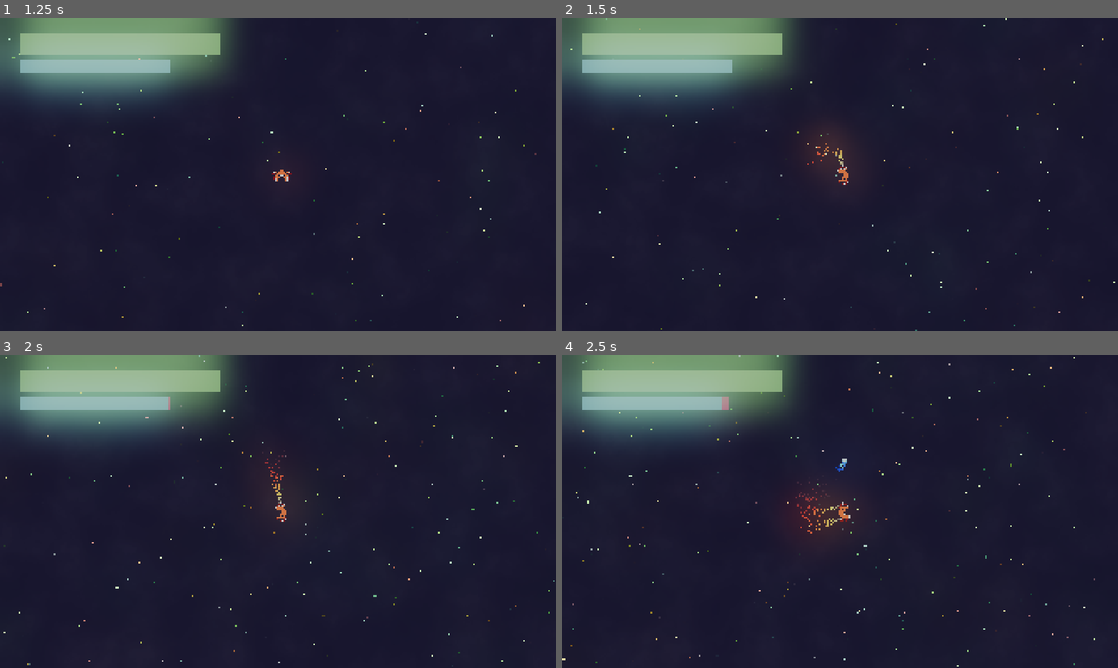
Above: before the commit, frames 1-4 (two rows, left to right).
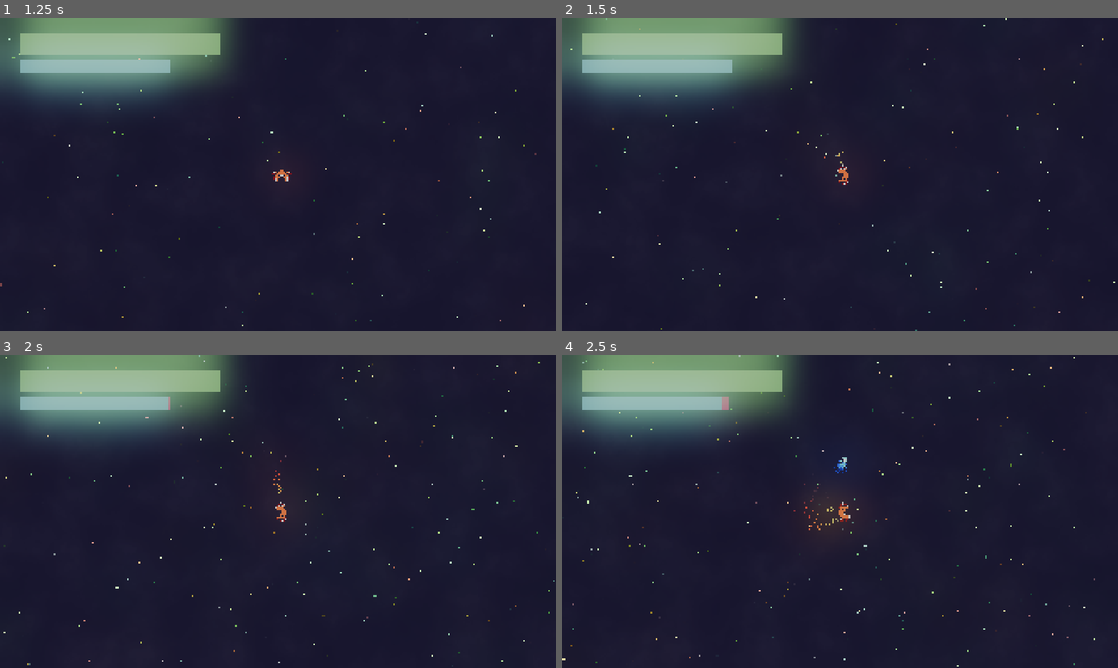
Above: after the commit, the same moments.

Repository: Lunix-420/OrbitOfPain
Game: Godot game, scene res://scenes/world/World.tscn
The game is run twice, just before and just after one commit, with the same random seed, the same clock (stepped at 60 frames per second) and the same inputs. Sound files missing from this copy of the repository are replaced by a short silence.
Inputs (mouse positions are in pixels of both pictures, inside the frame that each line leads up to):
- Up to frame 1 (1.25 s): click "START" at 0.5 s
- Up to frame 2 (1.5 s): tap Enter (action_start_next_wave) at 1.25 s; move the mouse to (962, 158) at 1.27 s; hold D (move_right) from 1.28 s (still down); hold Ctrl (action_shield) from 1.28 s (still down)
- Up to frame 3 (2 s): keep holding D (move_right); keep holding Ctrl (action_shield)
- Up to frame 4 (2.5 s): move the mouse to (728, 527) at 2.02 s; release D (move_right) at 2.03 s; release Ctrl (action_shield) at 2.03 s; hold S (move_backwards) from 2.03 s (still down); tap Space (action_shoot) at 2.1 s

Frame 1 is identical in both runs. In frame 2, 0.2% of the frame differs, in the area x 44-51%, y 38-47%; in frame 3, less than 0.1%; in frame 4, 0.2%, in the area x 41-52%, y 32-58%.

Commit message:
fix: Reduce particle count

Diff:
--- a/scenes/projectiles/Plasma.tscn
+++ b/scenes/projectiles/Plasma.tscn
@@ -36,7 +36,7 @@
 shape = SubResource("CircleShape2D_kq07p")
 
 [node name="GPUParticles2D" type="GPUParticles2D" parent="."]
-amount = 50
+amount = 100
 lifetime = 0.1
 process_material = SubResource("ParticleProcessMaterial_oon8e")
 
--- a/scenes/remnants/Explosion.tscn
+++ b/scenes/remnants/Explosion.tscn
@@ -54,7 +54,7 @@
 
 [node name="Explosion" type="GPUParticles2D"]
 emitting = false
-amount = 1000
+amount = 500
 lifetime = 0.65
 one_shot = true
 explosiveness = 0.8
--- a/scenes/ships/Player.tscn
+++ b/scenes/ships/Player.tscn
@@ -85,7 +85,7 @@
 rotation = -3.14159
 scale = Vector2(4, 4)
 emitting = false
-amount = 200
+amount = 50
 lifetime = 0.35
 randomness = 1.0
 fixed_fps = 120
@@ -96,7 +96,7 @@
 rotation = -3.14159
 scale = Vector2(4, 4)
 emitting = false
-amount = 200
+amount = 50
 lifetime = 0.35
 randomness = 1.0
 fixed_fps = 120
@@ -107,7 +107,7 @@
 rotation = -1.57079
 scale = Vector2(4, 4)
 emitting = false
-amount = 200
+amount = 50
 lifetime = 0.35
 randomness = 1.0
 fixed_fps = 120
@@ -118,7 +118,7 @@
 rotation = 1.5708
 scale = Vector2(4, 4)
 emitting = false
-amount = 200
+amount = 50
 lifetime = 0.35
 randomness = 1.0
 fixed_fps = 120
@@ -128,7 +128,7 @@
 position = Vector2(-180, 120)
 scale = Vector2(4, 4)
 emitting = false
-amount = 200
+amount = 50
 lifetime = 0.35
 randomness = 1.0
 fixed_fps = 120
@@ -138,7 +138,7 @@
 position = Vector2(180, 120)
 scale = Vector2(4, 4)
 emitting = false
-amount = 200
+amount = 100
 lifetime = 0.35
 randomness = 1.0
 fixed_fps = 120
